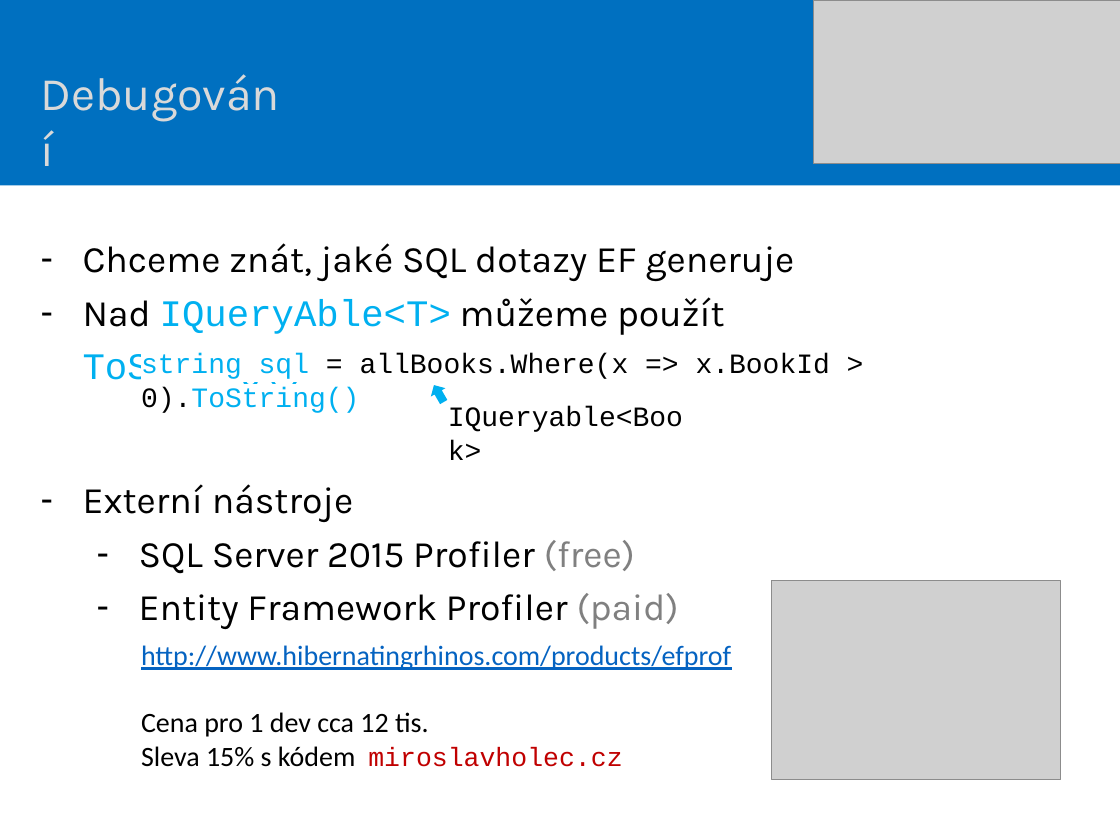
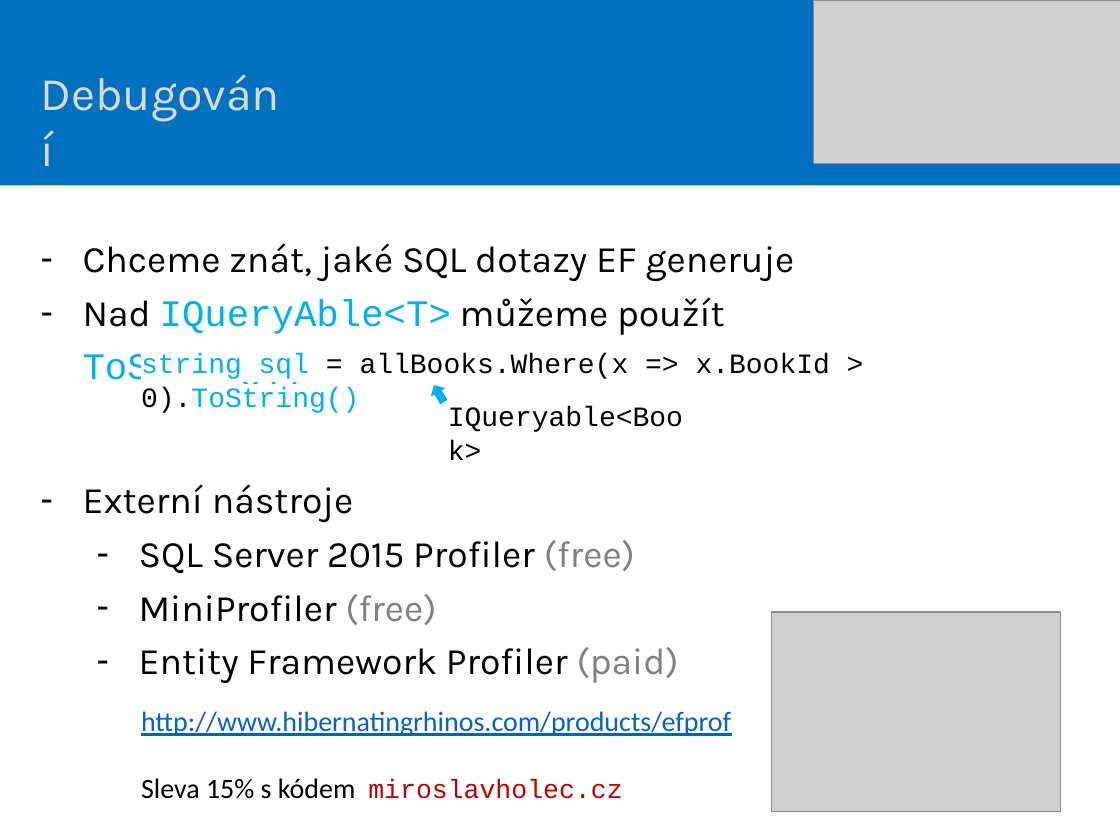
Before and after one commit to mholec/skolenicodefirst, a slide deck: slide 3 of Doc/Prezentace-dotazovani.pptx. Drawn at 1120x840 pixels with LibreOffice and Linux fonts; fonts in the diff are those of the drawing; grey boxes stand for pictures. Boxes give left, top, right and bottom in pixels: in the first picture for what was removed or moved away, otherwise in the second. Text is boxed around its words. In the diff, an @@ line names an element or a change of style, - is before the commit and + after.

Commit message:
Added new examples (mini profiler)..

```diff
--- a/Doc/Prezentace-dotazovani.pptx
+++ b/Doc/Prezentace-dotazovani.pptx
@@ text at (x1=139, y1=594, x2=436, y2=625): paragraph added @@
+  – MiniProfiler (free)
@@ picture moved from (x1=772, y1=580, x2=1061, y2=780) to (x1=772, y1=613, x2=1061, y2=812) @@
@@ text "http://www.hibernatingrhinos.com/products/efprof" moved from (x1=141, y1=645, x2=731, y2=767) to (x1=141, y1=711, x2=731, y2=799) @@
@@ text at (x1=141, y1=712, x2=429, y2=737): paragraph removed @@
-Cena pro 1 dev cca 12 tis.
```
Also in this commit, not shown: 18 other files.
